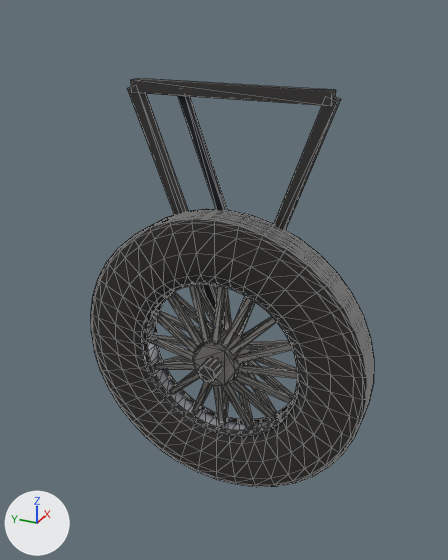
Renders of the glTF model models/wheel_biplane_spoke.glb from each side of a commit.
Both versions are drawn from a camera (50 mm lens) standing at (-1.519, -0.722, 0.219) and looking at (0.069, -0.007, -0.575). The lights are fixed; the arrows at lower left show +X, +Y and +Z. The first picture is the older version. Mesh edges are drawn as thin lines. Vertices at exactly the same position are counted once.

The first picture shows 'Leg', 'Wheel'.
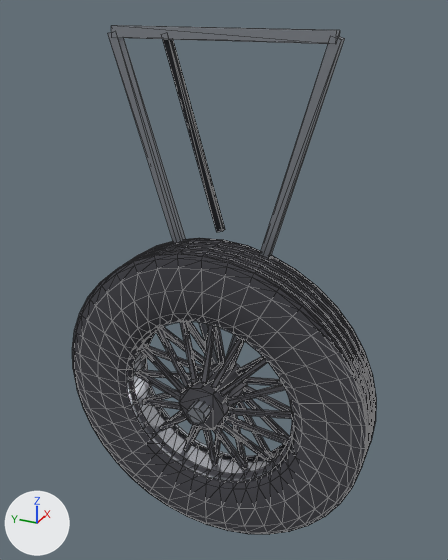
ob_wheel_biplane_spoke is not drawn itself; it is the parent of ob_leg.

What the commit changed:
Material 'strut' (mat_strut) changes colour from dark grey #42403f to grey #999ea6; in linear values from (0.055, 0.052, 0.05) to (0.319, 0.342, 0.38).
Material 'rubber' (mat_rubber) changes colour from black #2c2a28 to dark grey #3f3f45; in linear values from (0.025, 0.023, 0.021) to (0.05, 0.05, 0.06).
Material 'rim' (mat_rim) changes colour from grey #b3b6bd to white #dddfe7; in linear values from (0.448, 0.47, 0.507) to (0.72, 0.74, 0.8).
In material 'rim' (mat_rim), roughness goes from 0.33 to 0.22.
Material 'hub' (mat_hub) changes colour from grey #a4a29e to grey #6c6c73; in linear values from (0.37, 0.36, 0.34) to (0.15, 0.15, 0.17).
In material 'hub' (mat_hub), roughness goes from 0.32 to 0.45.
me_leg_010 is used by ob_leg; parent ob_wheel_biplane_spoke; location (0.0, 0.0, 0.0).
me_leg_010 had 52 vertices, 84 faces and spanned x -0.1..0.1, y -0.261..0.261, z -0.024..0.703.
me_leg_010 now has 52 vertices, 84 faces and spans x -0.132..0.132, y -0.328..0.328, z -0.03..1.096.
me_leg_010 part 1: the loose piece of 20 vertices spanning x -0.1..0.1, y -0.025..0.025, z -0.024..0.024 is scaled about its middle by (1.32, 1.27, 1.27).
me_leg_010 part 2: the loose piece of 8 vertices spanning x 0.015..0.045, y -0.248..0.248, z 0.673..0.703 is scaled about its middle by (1, 1.27, 1), then moved by (0.009, 0.0, 0.393).
me_leg_010 part 3: 24 of 52 vertices moved; they spanned x 0.016..0.069, y -0.261..0.261, z -0.005..0.693 and now span x 0.025..0.086, y -0.328..0.328, z -0.004..1.085; mean shift (0.013, 0.005, 0.229); largest move (0.016, -0.261, 0.683) -> (0.025, -0.327, 1.076).
me_wheel_010 is used by ob_wheel; parent ob_leg; location (0.0, 0.0, 0.0).
me_wheel_010 had 1480 vertices, 2668 faces and spanned x -0.056..0.056, y -0.4..0.4, z -0.4..0.4.
me_wheel_010 now has 1480 vertices, 2668 faces and spans x -0.095..0.095, y -0.507..0.507, z -0.507..0.507.
me_wheel_010 part 4: the loose piece of 1120 vertices spanning x -0.045..0.045, y -0.4..0.4, z -0.4..0.4 is multiplied about its middle by the matrix ((1.7, 0.0, 0.0), (0.0, 1.266, 0.0), (0.0, 0.0, 1.266)).
me_wheel_010 part 5: the loose piece of 80 vertices spanning x -0.04..0.04, y -0.23..0.23, z -0.23..0.23 is scaled about its middle by (1.7, 1.27, 1.27).
me_wheel_010 part 6: the loose piece of 24 vertices spanning x -0.056..0.056, y -0.062..0.062, z -0.062..0.062 is scaled about its middle by (1.7, 1.27, 1.27).
me_wheel_010 part 7: 256 of 1480 vertices moved; they spanned x -0.047..0.047, y -0.228..0.228, z -0.228..0.228 and now span x -0.075..0.075, y -0.289..0.289, z -0.289..0.289; mean shift (0.0, 0.0, 0.0); largest move (-0.008, 0.167, 0.155) -> (-0.008, 0.21, 0.198).
Object 'wheel_biplane_spoke' (ob_wheel_biplane_spoke) is rescaled from (1.2, 1.2, 1.2) to (1.0, 1.0, 1.0).
Object 'wheel_biplane_spoke' (ob_wheel_biplane_spoke) moves from (0.0654, -0.00306, -0.845) to (0.0, -0.00306, -0.95).

What differs and where, as boxes (x1, y1, x2, y2) in the pictures (448 x 560 px; the box of a moved part takes in the faces that stretch with it):
'Wheel', recoloured, surface changed, reshaped, moved, rescaled (7% wider, 6% taller)
    before: (91, 209, 374, 487)
    after: (72, 238, 376, 534)
'Leg', recoloured, reshaped, moved, rescaled (10% wider, 31% taller)
    before: (127, 78, 341, 383)
    after: (108, 26, 344, 425)
part 1 of me_leg_010, moved or reshaped
    before: (198, 358, 222, 383)
    after: (187, 401, 210, 425)
part 2 of me_leg_010, moved or reshaped
    before: (131, 78, 336, 106)
    after: (111, 26, 340, 44)
part 3 of me_leg_010, moved or reshaped
    before: (127, 87, 341, 335)
    after: (108, 32, 344, 369)
part 4 of me_wheel_010, moved or reshaped
    before: (91, 209, 374, 487)
    after: (72, 238, 376, 534)
part 5 of me_wheel_010, moved or reshaped
    before: (142, 282, 300, 436)
    after: (126, 319, 295, 481)
part 6 of me_wheel_010, moved or reshaped
    before: (193, 329, 251, 386)
    after: (179, 363, 248, 430)
part 7 of me_wheel_010, moved or reshaped
    before: (148, 285, 297, 429)
    after: (136, 322, 292, 469)
